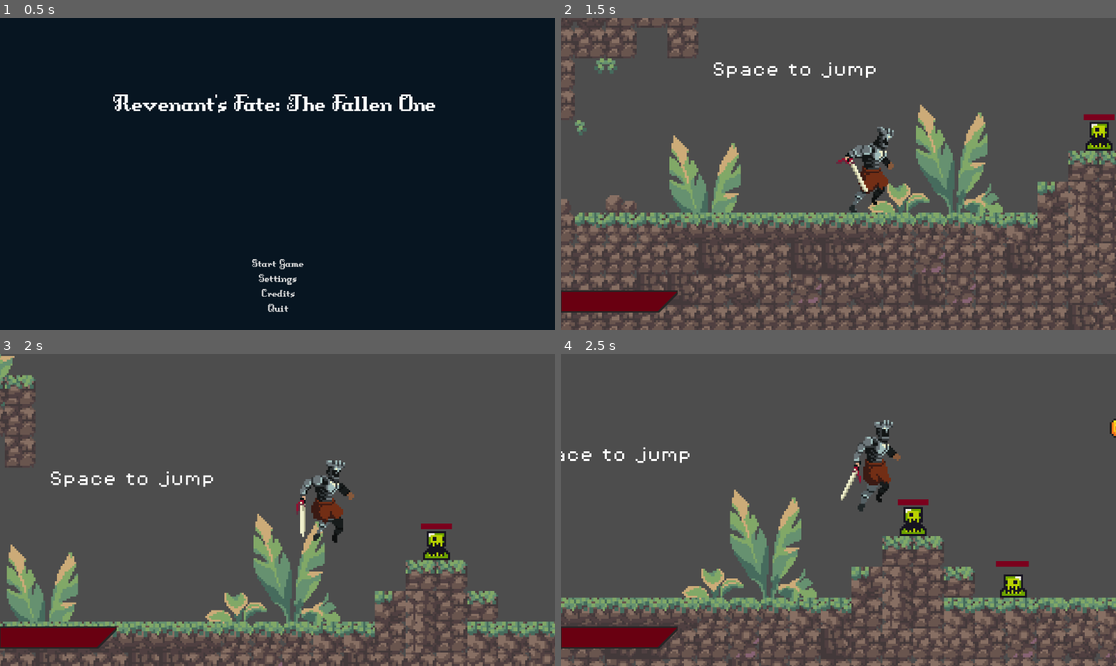
Above: before the commit, frames 1-4 (two rows, left to right).
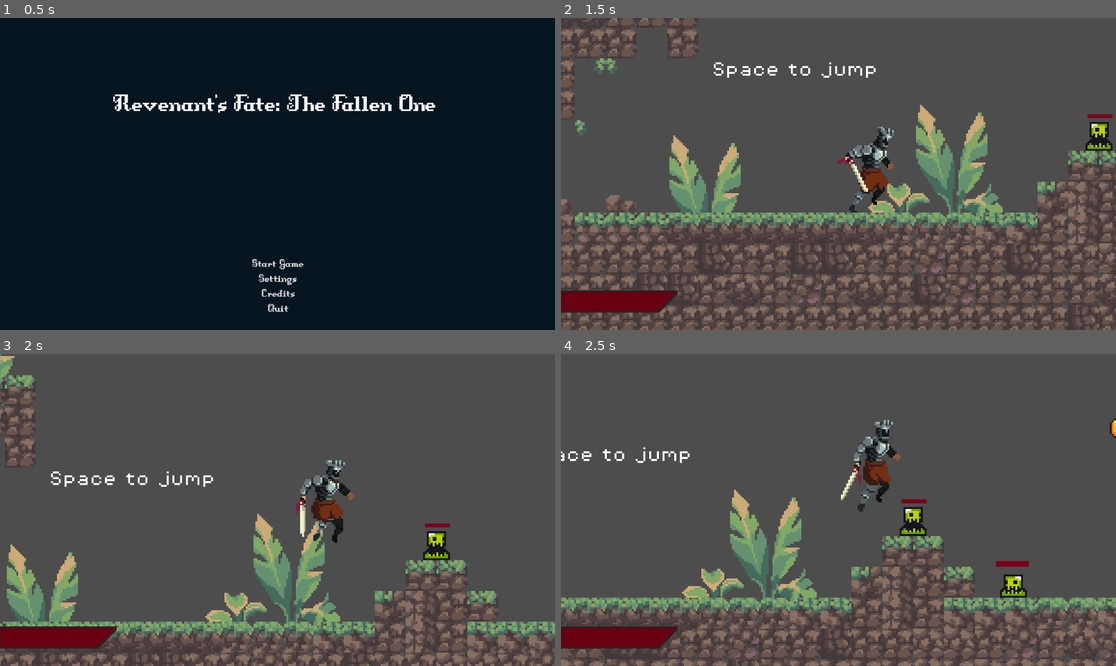
Above: after the commit, the same moments.

Repository: Zawartus/GodotProject
Game: Godot game, scene res://Scenes/Ui/menu/main_menu.tscn
The game is run twice, just before and just after one commit, with the same random seed, the same clock (stepped at 60 frames per second) and the same inputs.
Inputs (mouse positions are in pixels of both pictures, inside the frame that each line leads up to):
- Up to frame 1 (0.5 s): no input
- Up to frame 2 (1.5 s): click "Start Game" at 0.5 s; move the mouse to (960, 158) at 1.27 s; hold D (move_right) from 1.28 s (still down); right-click (960, 158) at 1.35 s
- Up to frame 3 (2 s): keep holding D (move_right); tap Space (jump) at 1.52 s
- Up to frame 4 (2.5 s): keep holding D (move_right); move the mouse to (727, 525) at 2.02 s; right-click (727, 525) at 2.1 s; tap Space (jump) at 2.27 s

Frame 1 is identical in both runs. In frame 2, less than 0.1% of the frame differs, in the area x 94-100%, y 30-33%; in frame 3, less than 0.1%; in frame 4, less than 0.1%.

Commit message:
Wersja 0.045

Diff:
--- a/Scenes/Enemys/Slime.tscn
+++ b/Scenes/Enemys/Slime.tscn
@@ -1,8 +1,9 @@
-[gd_scene load_steps=14 format=3 uid="uid://cgxygtqxraa7j"]
+[gd_scene load_steps=15 format=3 uid="uid://cgxygtqxraa7j"]
 
 [ext_resource type="Texture2D" uid="uid://drj117klkdl7v" path="res://Assets/sprites/slime_green.png" id="1_d0rml"]
 [ext_resource type="Script" uid="uid://2x8adwienhdx" path="res://Scenes/Enemys/EnemyHit.gd" id="1_siajr"]
 [ext_resource type="Script" uid="uid://gimqrd6amp0q" path="res://Scenes/HurtBox.gd" id="2_oikvo"]
+[ext_resource type="PackedScene" uid="uid://cq858n4d5xaum" path="res://Scenes/Ui/bars/EnemyBar.tscn" id="4_bij8s"]
 
 [sub_resource type="AtlasTexture" id="AtlasTexture_2kxms"]
 atlas = ExtResource("1_d0rml")
@@ -93,3 +94,9 @@
 shape = SubResource("CapsuleShape2D_siajr")
 
 [node name="AnimationPlayer" type="AnimationPlayer" parent="."]
+
+[node name="EnemyBar" parent="." instance=ExtResource("4_bij8s")]
+offset_left = -6.0
+offset_top = -7.0
+offset_right = 7.0
+offset_bottom = -5.0
--- a/Scenes/Levels/game.tscn
+++ b/Scenes/Levels/game.tscn
@@ -654,9 +654,3 @@
 
 [node name="Slime_test" parent="." instance=ExtResource("12_xdwyp")]
 position = Vector2(160, -12)
-
-[node name="EnemyBar2" parent="Slime_test" instance=ExtResource("9_c11q5")]
-offset_left = -8.0
-offset_top = -7.0
-offset_right = 8.0
-offset_bottom = -4.0
--- a/Scenes/player.tscn
+++ b/Scenes/player.tscn
@@ -238,6 +238,33 @@
 
 [sub_resource type="RectangleShape2D" id="RectangleShape2D_olqyp"]
 size = Vector2(18, 46)
+
+[sub_resource type="Animation" id="Animation_ypfnu"]
+length = 0.001
+tracks/0/type = "value"
+tracks/0/imported = false
+tracks/0/enabled = true
+tracks/0/path = NodePath("AnimatedSprite2D/HitBox/CollisionShape2D:position")
+tracks/0/interp = 1
+tracks/0/loop_wrap = true
+tracks/0/keys = {
+"times": PackedFloat32Array(0),
+"transitions": PackedFloat32Array(1),
+"update": 0,
+"values": [Vector2(1.03226, 7.22581)]
+}
+tracks/1/type = "value"
+tracks/1/imported = false
+tracks/1/enabled = true
+tracks/1/path = NodePath("AnimatedSprite2D/HitBox/CollisionShape2D:disabled")
+tracks/1/interp = 1
+tracks/1/loop_wrap = true
+tracks/1/keys = {
+"times": PackedFloat32Array(0),
+"transitions": PackedFloat32Array(1),
+"update": 1,
+"values": [true]
+}
 
 [sub_resource type="Animation" id="Animation_83xs0"]
 resource_name = "slash"
@@ -267,33 +294,6 @@
 "values": [false, true]
 }
 
-[sub_resource type="Animation" id="Animation_ypfnu"]
-length = 0.001
-tracks/0/type = "value"
-tracks/0/imported = false
-tracks/0/enabled = true
-tracks/0/path = NodePath("AnimatedSprite2D/HitBox/CollisionShape2D:position")
-tracks/0/interp = 1
-tracks/0/loop_wrap = true
-tracks/0/keys = {
-"times": PackedFloat32Array(0),
-"transitions": PackedFloat32Array(1),
-"update": 0,
-"values": [Vector2(1.03226, 7.22581)]
-}
-tracks/1/type = "value"
-tracks/1/imported = false
-tracks/1/enabled = true
-tracks/1/path = NodePath("AnimatedSprite2D/HitBox/CollisionShape2D:disabled")
-tracks/1/interp = 1
-tracks/1/loop_wrap = true
-tracks/1/keys = {
-"times": PackedFloat32Array(0),
-"transitions": PackedFloat32Array(1),
-"update": 1,
-"values": [true]
-}
-
 [sub_resource type="AnimationLibrary" id="AnimationLibrary_xuaoq"]
 _data = {
 &"RESET": SubResource("Animation_ypfnu"),
